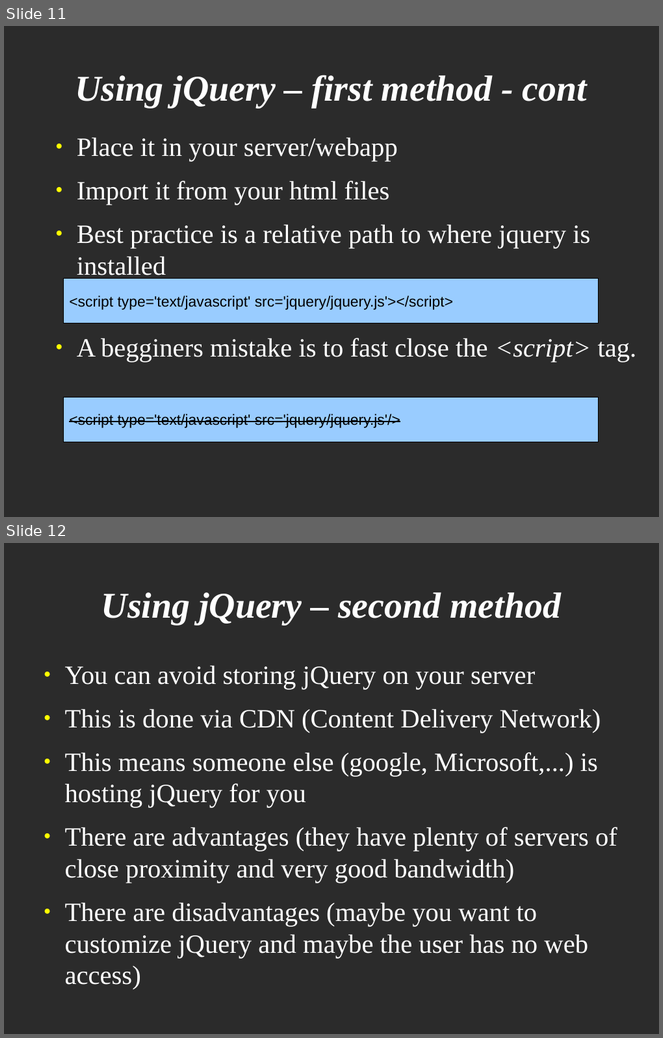
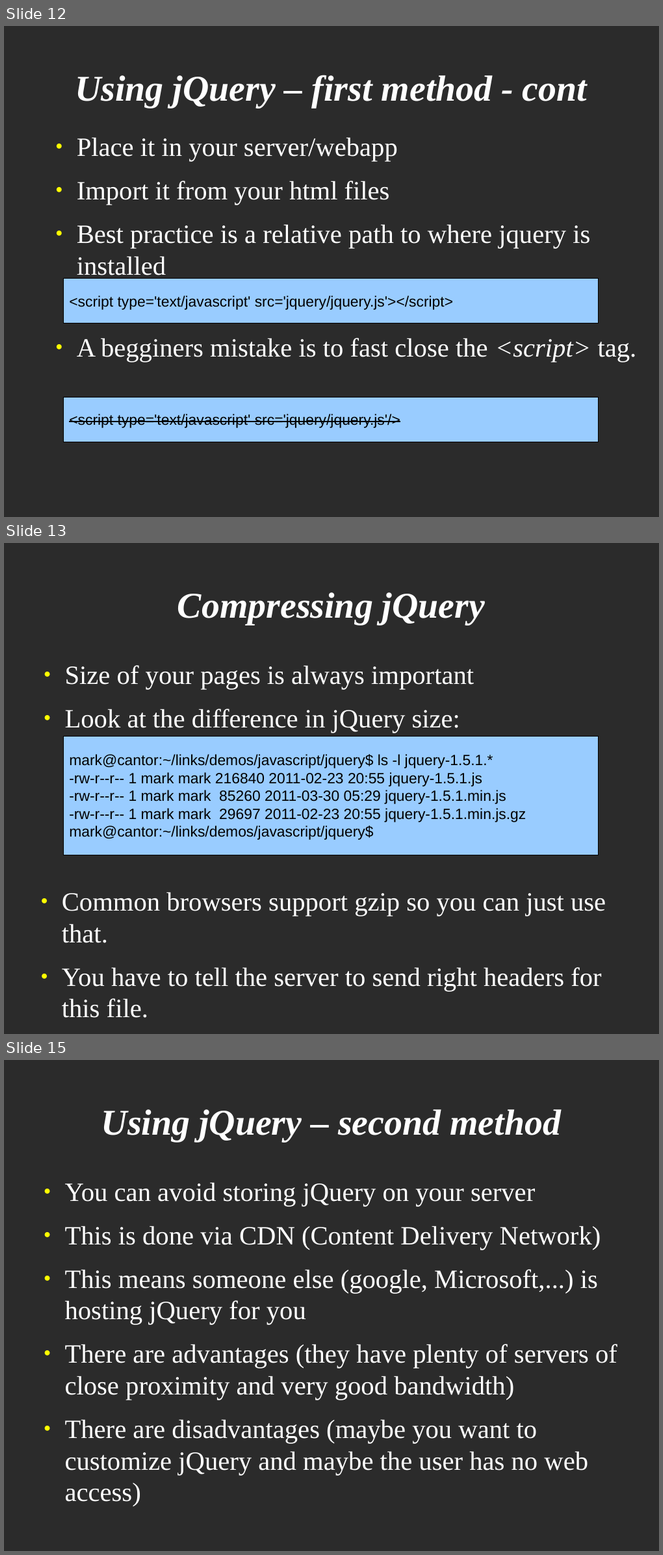
Before and after one commit to veltzer/demos, a slide deck: javascript/jquery/jquery.odp. Shown one above the other, each under a label of ours: slides 11 and 12 before the commit, slides 12, 13 and 15 after it; the slides between them are not shown. The pictures are 663x1038 and 663x1555 pixels, drawn with LibreOffice and Linux fonts; fonts in the diff are those of the drawing; background and template pictures are left out; a plain dark background stands for a picture behind light text. Boxes give left, top, right and bottom in pixels: in the first picture for what was removed or moved away, otherwise in the second. Text is boxed around its words. In the diff, an @@ line names an element or a change of style, - is before the commit and + after.

```diff
--- a/javascript/jquery/jquery.odp
+++ b/javascript/jquery/jquery.odp
@@ slide 13 added at bbox=[4, 543, 659, 1034], background picture (left out) @@
@@ title added at bbox=[178, 592, 485, 625], 44 pt, text #FFFFFF, bold, italic @@
+Compressing jQuery
@@ text added at bbox=[65, 665, 474, 733], 32 pt, text #FFFFFF @@
+● Size of your pages is always important
+● Look at the difference in jQuery size:
@@ rectangle added at bbox=[63, 736, 599, 855], fill #99CCFF, outline #000000 0 pt, 18 pt, text #000000 @@
+mark@cantor:~/links/demos/javascript/jquery$ ls -l jquery-1.5.1.*
+-rw-r--r-- 1 mark mark 216840 2011-02-23 20:55 jquery-1.5.1.js
+-rw-r--r-- 1 mark mark 85260 2011-03-30 05:29 jquery-1.5.1.min.js
+-rw-r--r-- 1 mark mark 29697 2011-02-23 20:55 jquery-1.5.1.min.js.gz
+mark@cantor:~/links/demos/javascript/jquery$
@@ text added at bbox=[62, 892, 606, 1018], 32 pt, text #FFFFFF @@
+● Common browsers support gzip so you can just use that.
+● You have to tell the server to send right headers for this file.
@@ what was slide 11 is now slide 12 @@
@@ what was slide 12 is now slide 15 @@
```
Also in this commit, not shown: 5 slides changed, 13 other slides added, 1 slide removed.
